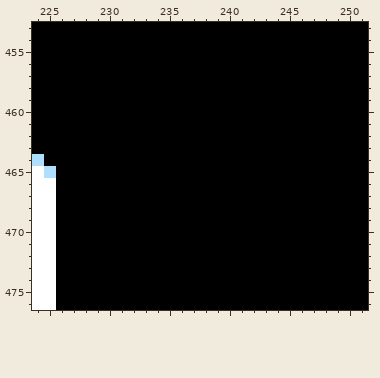
Pixel-art file, stored at assets/doodles.ase. The picture above is the old version.
589x574 pixels, 1 frame. Colours within 5 levels of each other are drawn and written as one. Shown: x 224..251, y 453..476.
The same view after the edit:
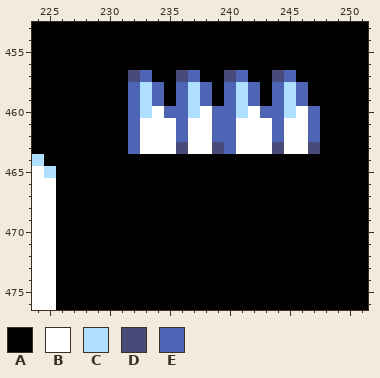
Palette (. is transparent): A #000000  B #ffffff  C #aedfff  D #484a77  E #4d65b4
Edits made:
Layer "Layer":
Colour A becomes colour B in row 460 at x 234, 238, 242 and 246; in rows 461 to 463 at x 233 to 235, 237 to 238, 241 to 243 and 245 to 246.
Colour A becomes colour C in rows 458 to 460 at x 233, 237, 241 and 245.
Colour A becomes colour D in row 457 at x 232, 236, 240 and 244; in row 463 at x 236, 239, 244 and 247.
Colour A becomes colour E in row 457 at x 233, 237, 241 and 245; in rows 458 to 459 at x 232, 234, 236, 238, 240, 242, 244 and 246; in row 460 at x 232, 235 to 236, 239 to 240, 243 to 244 and 247; in rows 461 to 462 at x 232, 236, 239 to 240, 244 and 247; in row 463 at x 232 and 240.
Changed places in both pictures, as pixel boxes (x1, y1, x2, y2):
changed: (128, 70, 320, 154)
